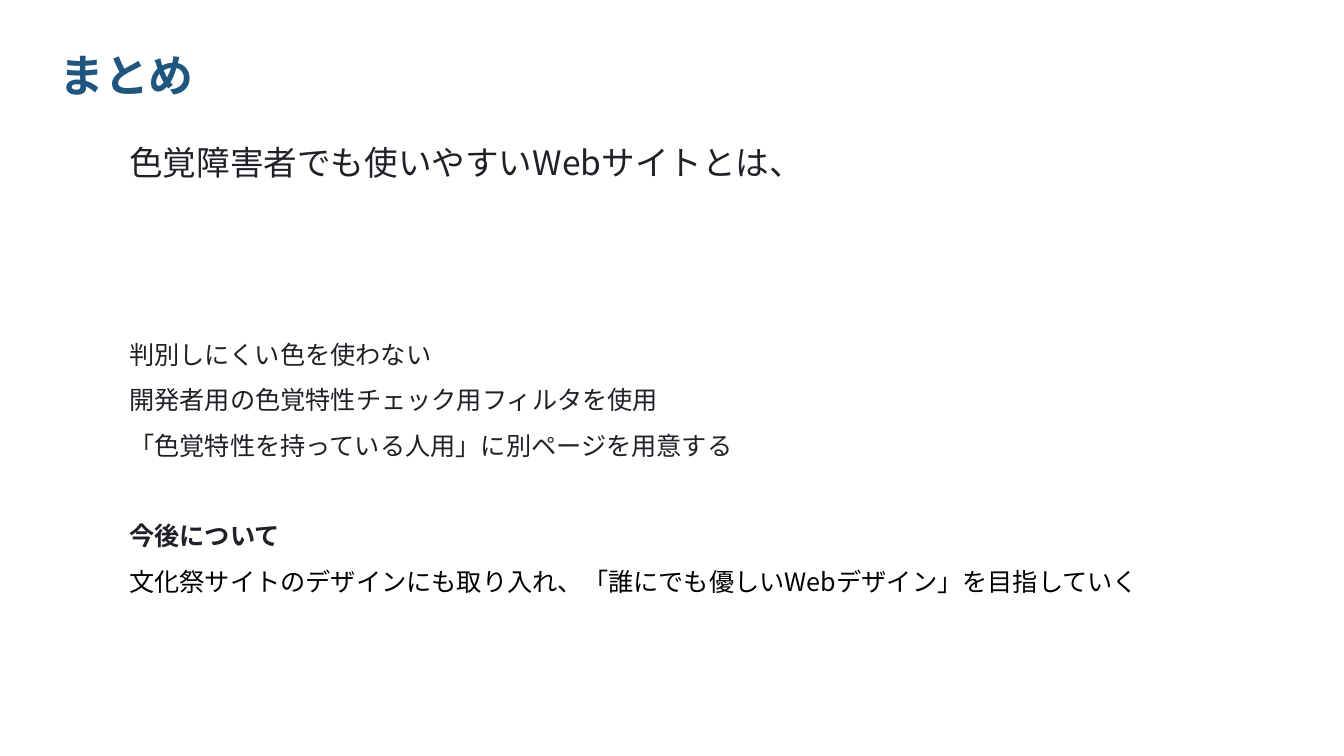
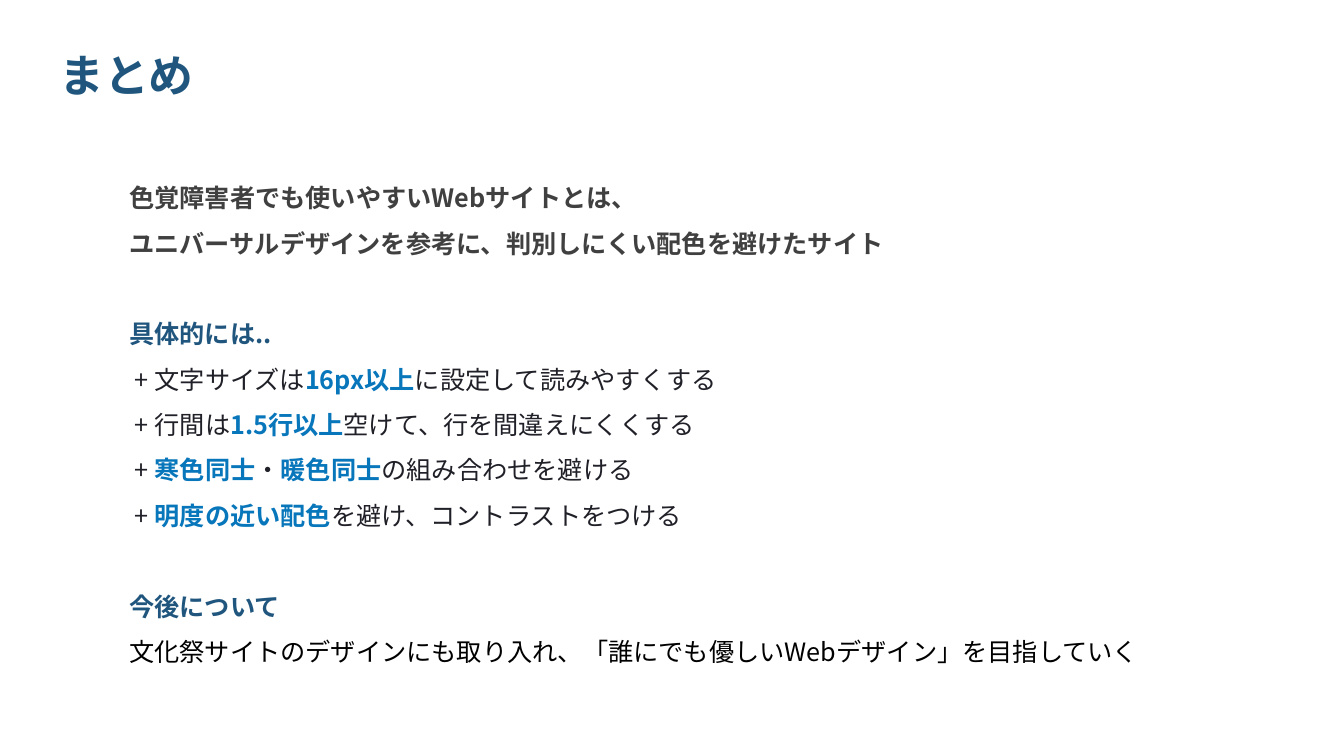
Before and after one commit to nearfactory/Soutan, a slide deck: slide 17 of そうたん.pptx. Drawn at 1344x756 pixels with LibreOffice and Linux fonts; fonts in the diff are those of the drawing. Boxes give left, top, right and bottom in pixels: in the first picture for what was removed or moved away, otherwise in the second. Text is boxed around its words. In the diff, an @@ line names an element or a change of style, - is before the commit and + after.

```diff
--- a/そうたん.pptx
+++ b/そうたん.pptx
@@ text removed at (x1=129, y1=146, x2=803, y2=178) @@
-色覚障害者でも使いやすいWebサイトとは、
@@ text at (x1=129, y1=185, x2=1138, y2=664): text changed @@
-判別しにくい色を使わない
-開発者用の色覚特性チェック用フィルタを使用
-「色覚特性を持っている人用」に別ページを用意する
-今後について
-文化祭サイトのデザインにも取り入れ、「誰にでも優しいWebデザイン」を目指していく
+色覚障害者でも使いやすいWebサイトとは、
+ユニバーサルデザインを参考に、判別しにくい配色を避けたサイト
+具体的には..
++ 文字サイズは16px以上に設定して読みやすくする
++ 行間は1.5行以上空けて、行を間違えにくくする
++ 寒色同士・暖色同士の組み合わせを避ける
++ 明度の近い配色を避け、コントラストをつける
+今後について
+文化祭サイトのデザインにも取り入れ、「誰にでも優しいWebデザイン」を目指していく
```
Also in this commit, not shown: 3 other slides changed, 2 slides removed, 2 other files.
